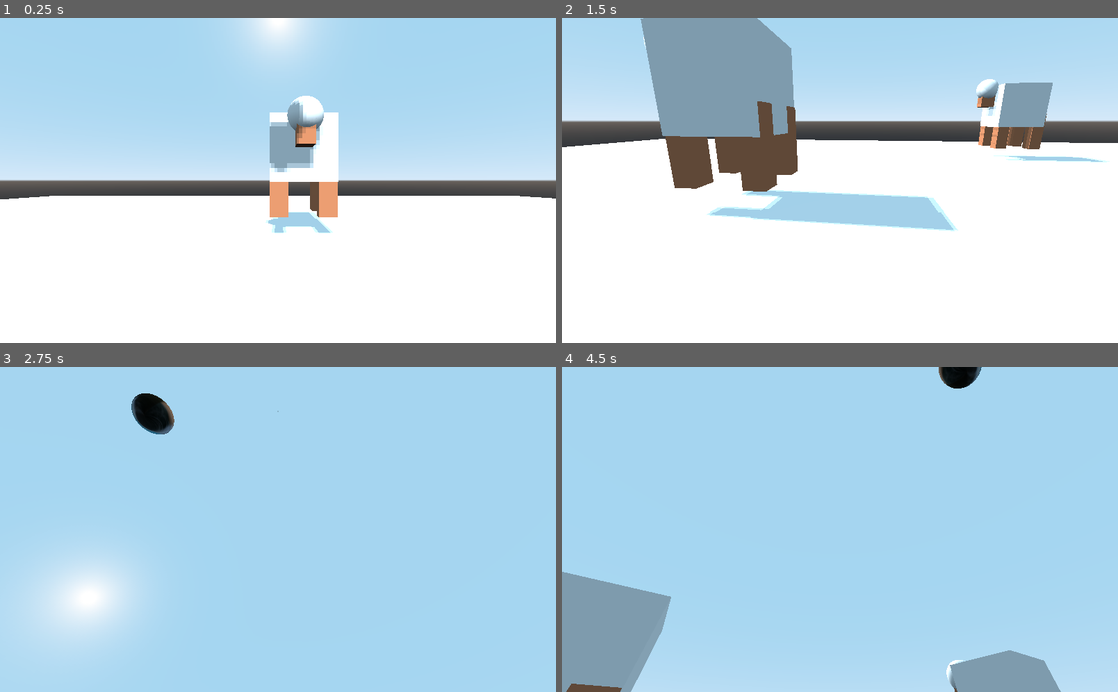
Above: before the commit, frames 1-4 (two rows, left to right).
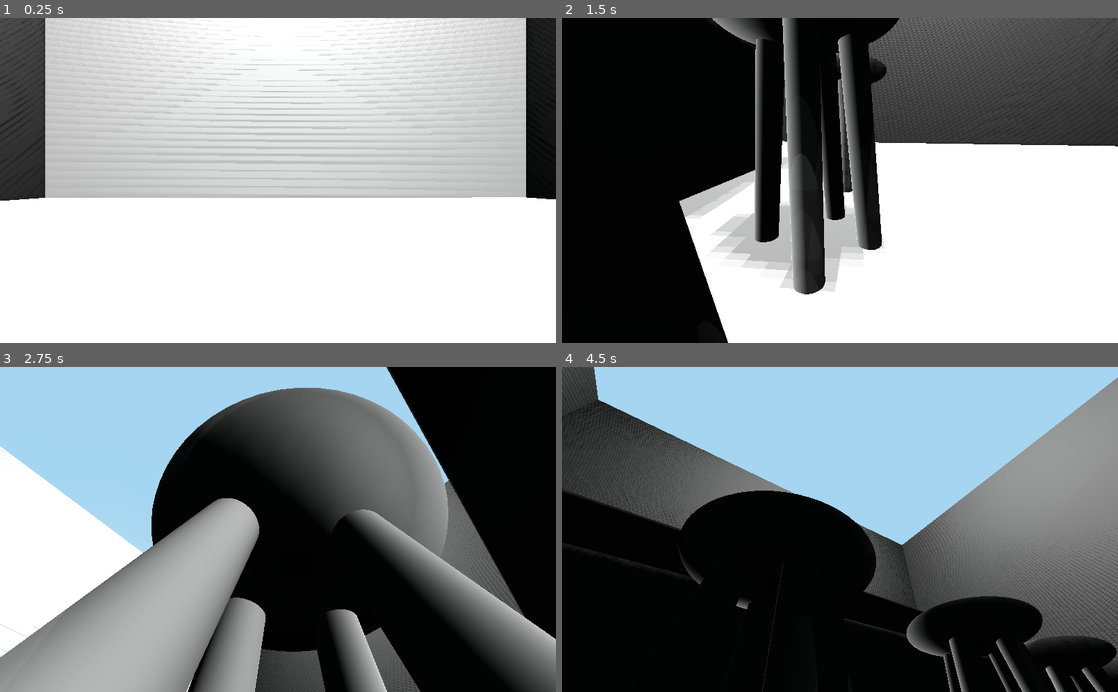
Above: after the commit, the same moments.

Repository: Gabbycl/AR218_Clay
Game: Godot game, scene res://Levels/Level0.tscn
Same seed, same stepped clock (60 frames per second), same inputs: the game is played once before the commit and once after it. The project has no main scene, so this scene is started directly.
Inputs (mouse positions are in pixels of both pictures, inside the frame that each line leads up to):
- Up to frame 1 (0.25 s): no input
- Up to frame 2 (1.5 s): tap Enter at 0.5 s; move the mouse to (962, 164) at 0.52 s; hold Right (move_right) 0.53-1.28 s; tap Space (jump) at 0.77 s; move the mouse to (728, 196) at 1.27 s; hold O (move_backward) from 1.28 s (still down)
- Up to frame 3 (2.75 s): tap Space (jump) at 1.52 s; move the mouse to (333, 458) at 2.02 s; release O (move_backward) at 2.03 s; hold Right (move_right) from 2.03 s (still down)
- Up to frame 4 (4.5 s): move the mouse to (812, 594) at 2.77 s; release Right (move_right) at 2.78 s; hold , (move_forward) 2.78-3.53 s; tap Space (jump) at 3.02, 3.77 s; move the mouse to (1006, 578) at 3.52 s; hold A (move_left) from 3.53 s (still down); move the mouse to (673, 480) at 4.27 s

The runs differ from the first frame. In frame 1, 56% of the frame differs, in the area x 0-100%, y 0-67%; in frame 2, 66%; in frame 3, 83%, in the area x 0-100%, y 0-100%; in frame 4, 72%.

Commit message:
summary

Diff:
--- a/3D_World_Workshop-main/3D_World_Workshop/Levels/Level0.tscn
+++ b/3D_World_Workshop-main/3D_World_Workshop/Levels/Level0.tscn
@@ -1,9 +1,9 @@
-[gd_scene load_steps=11 format=2]
+[gd_scene load_steps=14 format=2]
 
 [ext_resource path="res://default_env.tres" type="Environment" id=1]
 [ext_resource path="res://FirstPersonPlayer/Player.tscn" type="PackedScene" id=2]
 [ext_resource path="res://Materials/White.material" type="Material" id=3]
-[ext_resource path="res://Scenes/Sheep.tscn" type="PackedScene" id=4]
+[ext_resource path="res://Scenes/Stool.tscn" type="PackedScene" id=4]
 [ext_resource path="res://CatPhotos/cat_mask.jpeg" type="Texture" id=5]
 
 [sub_resource type="CubeMesh" id=1]
@@ -13,10 +13,17 @@
 
 [sub_resource type="CubeMesh" id=3]
 
-[sub_resource type="SphereMesh" id=4]
+[sub_resource type="CubeMesh" id=4]
+size = Vector3( 10, 4, 2 )
 
-[sub_resource type="SpatialMaterial" id=5]
+[sub_resource type="SphereMesh" id=5]
+
+[sub_resource type="SpatialMaterial" id=6]
 albedo_texture = ExtResource( 5 )
+
+[sub_resource type="CubeMesh" id=7]
+
+[sub_resource type="CubeMesh" id=8]
 
 [node name="Level0" type="Spatial"]
 
@@ -24,7 +31,7 @@
 transform = Transform( 50, 0, 0, 0, 0.5, 0, 0, 0, 50, 0, -0.508487, 0 )
 
 [node name="MeshInstance" type="MeshInstance" parent="Ground"]
-transform = Transform( 1, 0, 0, 0, 1, 0, 0, 0, 1, 0.0288137, -2.14916, -0.00078476 )
+transform = Transform( 1, 0, 0, 0, 1, 0, 0, 0, 1, 0.0258537, -0.130166, -0.0017918 )
 mesh = SubResource( 1 )
 material/0 = null
 
@@ -36,7 +43,11 @@
 
 [node name="DirectionalLight" type="DirectionalLight" parent="."]
 transform = Transform( 1, 0, 0, 0, 0.707107, 0.707107, 0, -0.707107, 0.707107, 0, 0, 0 )
+
+[node name="OmniLight" type="OmniLight" parent="DirectionalLight"]
+transform = Transform( 1, 0, 0, 0, 1, 0, 0, 0, 1, 0, 25.3922, 27.4418 )
 shadow_enabled = true
+omni_range = 62.2
 
 [node name="FirstPersonPlayer" parent="." instance=ExtResource( 2 )]
 transform = Transform( 1, 0, 0, 0, 1, 0, 0, 0, 1, 0.0302187, 0.0375447, -0.0111046 )
@@ -44,22 +55,57 @@
 [node name="CSGMesh" type="CSGMesh" parent="."]
 mesh = SubResource( 3 )
 
-[node name="Sheep" parent="." instance=ExtResource( 4 )]
-transform = Transform( 1, 0, 0, 0, 1, 0, 0, 0, 1, -10.2223, -0.0303285, 9.49959 )
+[node name="Wall" type="MeshInstance" parent="."]
+transform = Transform( -6.75962, 0, 0.122584, 0, 10.476, 0, -0.00016284, 0, -1.00035, -0.83493, 20.7586, 33.2447 )
+mesh = SubResource( 4 )
+material/0 = null
 
-[node name="Sheep2" parent="." instance=ExtResource( 4 )]
-transform = Transform( 1, 0, 0, 0, 1, 0, 0, 0, 1, 1.54476, -0.0303285, -15.439 )
+[node name="Wall2" type="MeshInstance" parent="."]
+transform = Transform( 6.75942, 0, -0.11502, 0, 10.476, 0, -0.0509218, 0, 1.00124, 1.25035, 20.7586, -32.4211 )
+mesh = SubResource( 4 )
+material/0 = null
 
-[node name="Sheep3" parent="." instance=ExtResource( 4 )]
-transform = Transform( 1, 0, 0, 0, 1, 0, 0, 0, 1, -27.2136, -0.0303285, -10.6533 )
+[node name="Wall3" type="MeshInstance" parent="."]
+transform = Transform( 0.204114, 0, 0.996192, 0, 10.476, 0, -6.75653, 0, 0.15271, -33.1462, 20.7586, 0.31815 )
+mesh = SubResource( 4 )
+material/0 = null
 
-[node name="Sheep4" parent="." instance=ExtResource( 4 )]
-transform = Transform( 1, 0, 0, 0, 1, 0, 0, 0, 1, 10.3021, -0.0303285, 12.7693 )
-
-[node name="Sheep5" parent="." instance=ExtResource( 4 )]
-transform = Transform( 1, 0, 0, 0, 1, 0, 0, 0, 1, 17.1924, -0.0303285, -1.48695 )
+[node name="Wall4" type="MeshInstance" parent="."]
+transform = Transform( 0.204114, 0, 0.996192, 0, 10.476, 0, -6.75653, 0, 0.15271, 33.916, 20.7586, 0.31815 )
+mesh = SubResource( 4 )
+material/0 = null
 
 [node name="MeshInstance" type="MeshInstance" parent="."]
-transform = Transform( 1.17607, 0, 0, 0, 1.12834, 0, 0, 0, 1, 0.16899, 17.6978, 0 )
-mesh = SubResource( 4 )
-material/0 = SubResource( 5 )
+transform = Transform( -1.17568, 0, 0.0256012, 0, 1.12834, 0, -0.0301088, 0, -0.999672, 62.865, 38.4267, -39.2607 )
+mesh = SubResource( 5 )
+material/0 = SubResource( 6 )
+
+[node name="MeshInstance2" type="MeshInstance" parent="."]
+transform = Transform( 15.4329, 0, 0, 0, 3.30391, 0, 0, 0, 4.59628, 0.466261, 3.40099, 14.4648 )
+mesh = SubResource( 7 )
+material/0 = null
+
+[node name="MeshInstance3" type="MeshInstance" parent="."]
+transform = Transform( 15.2828, 0, 0, 0, 0.0296326, 0, 0, 0, 2.55932, 0.419611, 6.66969, 9.94814 )
+mesh = SubResource( 8 )
+material/0 = null
+
+[node name="MeshInstance4" type="MeshInstance" parent="."]
+transform = Transform( 15.2828, 0, 0, 0, 0.0296326, 0, 0, 0, 2.55932, 0.419611, 6.66969, 17.6519 )
+mesh = SubResource( 8 )
+material/0 = null
+
+[node name="Stool" parent="." instance=ExtResource( 4 )]
+transform = Transform( 2.6032, 0, 0, 0, 2.6032, 0, 0, 0, 2.6032, 12.5795, -0.0802824, 4.7855 )
+
+[node name="Stool2" parent="." instance=ExtResource( 4 )]
+transform = Transform( 2.6032, 0, 0, 0, 2.6032, 0, 0, 0, 2.6032, 6.32417, -0.0376093, 4.79376 )
+
+[node name="Stool3" parent="." instance=ExtResource( 4 )]
+transform = Transform( 2.6032, 0, 0, 0, 2.6032, 0, 0, 0, 2.6032, -5.11103, -0.0802824, 4.7855 )
+
+[node name="Stool4" parent="." instance=ExtResource( 4 )]
+transform = Transform( 2.6032, 0, 0, 0, 2.6032, 0, 0, 0, 2.6032, -10.8966, -0.0802824, 4.7855 )
+
+[node name="Stool5" parent="." instance=ExtResource( 4 )]
+transform = Transform( 2.6032, 0, 0, 0, 2.6032, 0, 0, 0, 2.6032, 0.340633, -0.0802824, 4.7855 )
--- a/3D_World_Workshop-main/3D_World_Workshop/Materials/Light Brownl.tres
+++ b/3D_World_Workshop-main/3D_World_Workshop/Materials/Light Brownl.tres
@@ -1,4 +1,3 @@
 [gd_resource type="SpatialMaterial" format=2]
 
 [resource]
-albedo_color = Color( 0.74902, 0.454902, 0.309804, 1 )
--- /dev/null
+++ b/3D_World_Workshop-main/3D_World_Workshop/Scenes/Refrigerator.tscn
@@ -0,0 +1,52 @@
+[gd_scene load_steps=8 format=2]
+
+[sub_resource type="CubeMesh" id=1]
+
+[sub_resource type="SpatialMaterial" id=2]
+albedo_color = Color( 0.227451, 0.227451, 0.227451, 1 )
+metallic = 0.23
+
+[sub_resource type="SpatialMaterial" id=3]
+albedo_color = Color( 0.227451, 0.227451, 0.227451, 1 )
+metallic = 0.23
+
+[sub_resource type="CubeMesh" id=4]
+
+[sub_resource type="SpatialMaterial" id=5]
+albedo_color = Color( 0, 0, 0, 1 )
+
+[sub_resource type="CubeMesh" id=6]
+
+[sub_resource type="SpatialMaterial" id=7]
+albedo_color = Color( 0, 0, 0, 1 )
+
+[node name="Refrigerator" type="Spatial"]
+
+[node name="MeshInstance" type="MeshInstance" parent="."]
+transform = Transform( 0.327972, 0, 0, 0, 1.13293, 0, 0, 0, 0.234663, 0, 0.621398, 0 )
+mesh = SubResource( 1 )
+material/0 = SubResource( 2 )
+
+[node name="MeshInstance2" type="MeshInstance" parent="."]
+transform = Transform( 0.327972, 0, 0, 0, 1.13293, 0, 0, 0, 0.234663, -0.654091, 0.621398, 0 )
+mesh = SubResource( 1 )
+material/0 = SubResource( 3 )
+
+[node name="MeshInstance3" type="MeshInstance" parent="."]
+transform = Transform( 0.0393826, 0, 0, 0, 0.200706, 0, 0, 0, 0.0294435, -0.239855, 0.634164, -0.266642 )
+mesh = SubResource( 4 )
+material/0 = SubResource( 5 )
+
+[node name="MeshInstance5" type="MeshInstance" parent="."]
+transform = Transform( 0.0393826, 0, 0, 0, 0.200706, 0, 0, 0, 0.0294435, -0.415933, 0.634164, -0.266642 )
+mesh = SubResource( 4 )
+material/0 = SubResource( 5 )
+
+[node name="OmniLight" type="OmniLight" parent="."]
+transform = Transform( 1, 0, 0, 0, 1, 0, 0, 0, 1, -0.583675, 0, -1.0051 )
+omni_range = 29.2
+
+[node name="MeshInstance4" type="MeshInstance" parent="."]
+transform = Transform( 0.00856806, 0, 0, 0, 1.11131, 0, 0, 0, 0.0517301, -0.332406, 0.634095, -0.194856 )
+mesh = SubResource( 6 )
+material/0 = SubResource( 7 )
--- /dev/null
+++ b/3D_World_Workshop-main/3D_World_Workshop/Scenes/Stool.tscn
@@ -0,0 +1,36 @@
+[gd_scene load_steps=5 format=2]
+
+[ext_resource path="res://Materials/Light Brownl.tres" type="Material" id=1]
+
+[sub_resource type="SphereMesh" id=1]
+
+[sub_resource type="SpatialMaterial" id=3]
+
+[sub_resource type="CylinderMesh" id=2]
+
+[node name="Stool" type="Spatial"]
+
+[node name="Stool top" type="MeshInstance" parent="."]
+transform = Transform( 0.702339, 0, 0, 0, 0.225572, 0, 0, 0, 0.70852, 0, 1.8668, 0 )
+mesh = SubResource( 1 )
+material/0 = SubResource( 3 )
+
+[node name="Leg" type="MeshInstance" parent="Stool top"]
+transform = Transform( 0.162345, 0, 0, 0, 4.09426, 0.0567748, 0, -0.133154, 0.155425, 0, -4.24533, 0.51756 )
+mesh = SubResource( 2 )
+material/0 = ExtResource( 1 )
+
+[node name="Leg2" type="MeshInstance" parent="Stool top"]
+transform = Transform( 0.16057, -0.193627, -0.00304641, 0.0736529, 4.06832, -0.0128332, 0.00368609, 0.048455, 0.15639, 0.647029, -4.34626, -0.122652 )
+mesh = SubResource( 2 )
+material/0 = ExtResource( 1 )
+
+[node name="Leg3" type="MeshInstance" parent="Stool top"]
+transform = Transform( 0.160826, 0.176659, -0.00407075, -0.0680099, 4.0758, -0.00969615, 0.00368609, 0.048455, 0.15639, -0.6606, -4.34626, -0.122652 )
+mesh = SubResource( 2 )
+material/0 = ExtResource( 1 )
+
+[node name="Leg4" type="MeshInstance" parent="Stool top"]
+transform = Transform( 0.162345, 3.14932e-09, -6.63015e-10, -3.87067e-10, 4.09275, -0.0448474, 3.28615e-10, 0.137787, 0.15582, -0.00598551, -4.19119, -0.606067 )
+mesh = SubResource( 2 )
+material/0 = ExtResource( 1 )
--- a/3D_World_Workshop-main/3D_World_Workshop/default_env.tres
+++ b/3D_World_Workshop-main/3D_World_Workshop/default_env.tres
@@ -5,3 +5,4 @@
 [resource]
 background_mode = 2
 background_sky = SubResource( 1 )
+ambient_light_energy = 0.0
